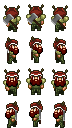
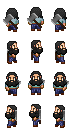
Comparing the layer stacks of the two 72×128 images. Changes:
removed layer "helmet" over 4, 4, 68, 114
showed "hair-black" over 6, 7, 66, 115
renamed "beard-brown-alt" to "beard-B-brown", hid it, moved it above "beard-A-black" over 5, 45, 67, 119
renamed "beard-black" to "beard-A-black", showed it over 5, 15, 67, 119
removed layer "armor-shoulders" over 3, 14, 69, 120
removed layer "armor-under" over 5, 16, 67, 128
showed "clothes" over 5, 16, 67, 128
